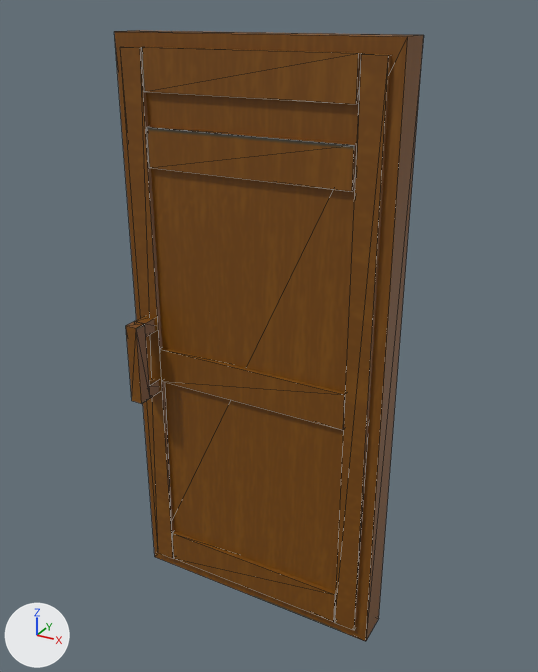
Renders of the OBJ model resources/gate/model/door_right.obj from each side of a commit.
Rendered twice from a 50 mm lens placed at (48.9, -146.7, 131.1), pointed at (-31.8, 0.0, 57.8). Lighting does not change. The marker at lower left points along +X, +Y and +Z. The older version comes first. Mesh edges are drawn as thin lines. Where no turn or scale is listed for an object, it has been applied to the vertices.

In view in the first picture: '立方体.024'.
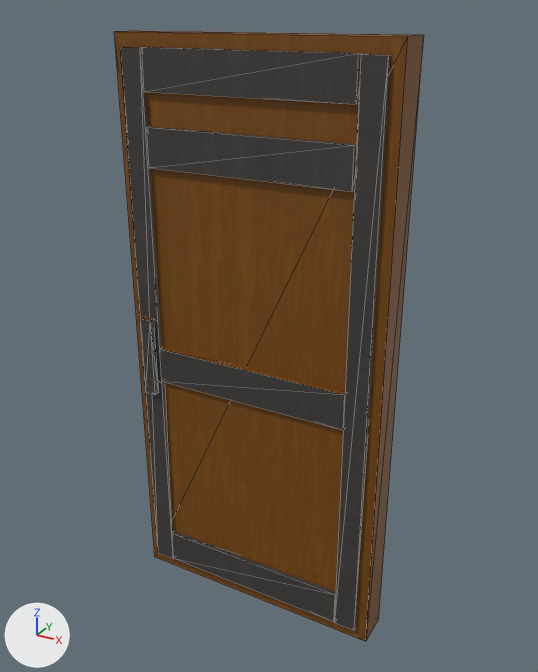
The newer file is also turned or shifted as a whole; pictures and numbers use the older file's frame.

Changed parts and their boxes [x1, y1, x2, y2] in the pictures (538 x 672 px; the box of a moved part takes in the faces that stretch with it):
part 1 of me_立方体_024, added: after [140, 316, 159, 395]
part 2 of me_立方体_024, deleted (brown): before [126, 321, 150, 404]
part 3 of me_立方体_024, moved or reshaped (not visible afterwards): before [149, 378, 159, 398]
part 4 of me_立方体_024, moved or reshaped (not visible afterwards): before [136, 316, 155, 336]
part 5 of me_立方体_024, surface changed (brown to black): [118, 44, 393, 633] in both

The edits, one by one:
me_立方体_024 is used by ob_立方体_024; location (0.0, 0.0, 0.0).
Verts and faces of me_立方体_024; kept vertices keep their numbers, new ones are numbered from 80.
Before the commit, vertices of me_立方体_024: 0 (-65.5, -9.6, 37.1), 1 (-62.2, -9.6, 37.1) at pixel (150, 398), 3 (-65.5, -9.6, 40.7), 4 (-62.2, -9.6, 40.7) at pixel (149, 386).
Before the commit, vertices of me_立方体_024: 72 (-65.5, -9.6, 54.8), 73 (-62.2, -9.6, 54.8) at pixel (145, 336), 75 (-65.5, -9.6, 58.4) at pixel (134, 321), 76 (-62.2, -9.6, 58.4) at pixel (144, 323).
me_立方体_024 had 80 vertices, 120 faces and spanned x -68.9..-0.1, y -13.1..4.6, z -21.8..126.5.
me_立方体_024 now has 80 vertices, 120 faces and spans x -68.9..-0.1, y -7.3..4.6, z -21.8..126.5.
me_立方体_024 part 1: a new loose piece, a box spanning x -65.5..-62.2, y -7.3..-5.8, z 37.1..58.4, in mat_マテリアル_012 (picture img_door_png).
me_立方体_024 part 2: the loose piece of 8 vertices spanning x -65.5..-62.2, y -13.1..-9.5, z 37.1..58.4 is deleted.
Part 3, on me_立方体_024:
Vertices 0, 1, 3, 4 move by (0.0, 3.8, 0.0).
Part 4, on me_立方体_024:
Vertices 72, 73, 75, 76 move by (0.0, 3.8, 0.0).
me_立方体_024 part 5: 102 kept faces spanning x -68.9..-0.1, y -5.8..4.6, z -21.8..126.5 get new texture (UV) coordinates.
